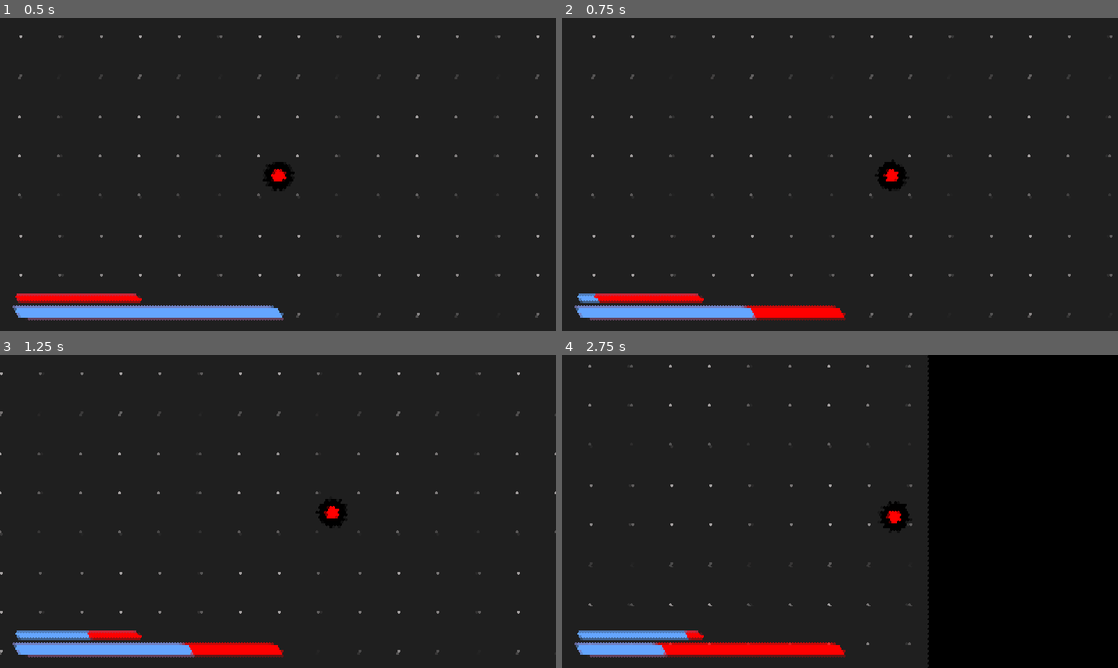
Above: before the commit, frames 1-4 (two rows, left to right).
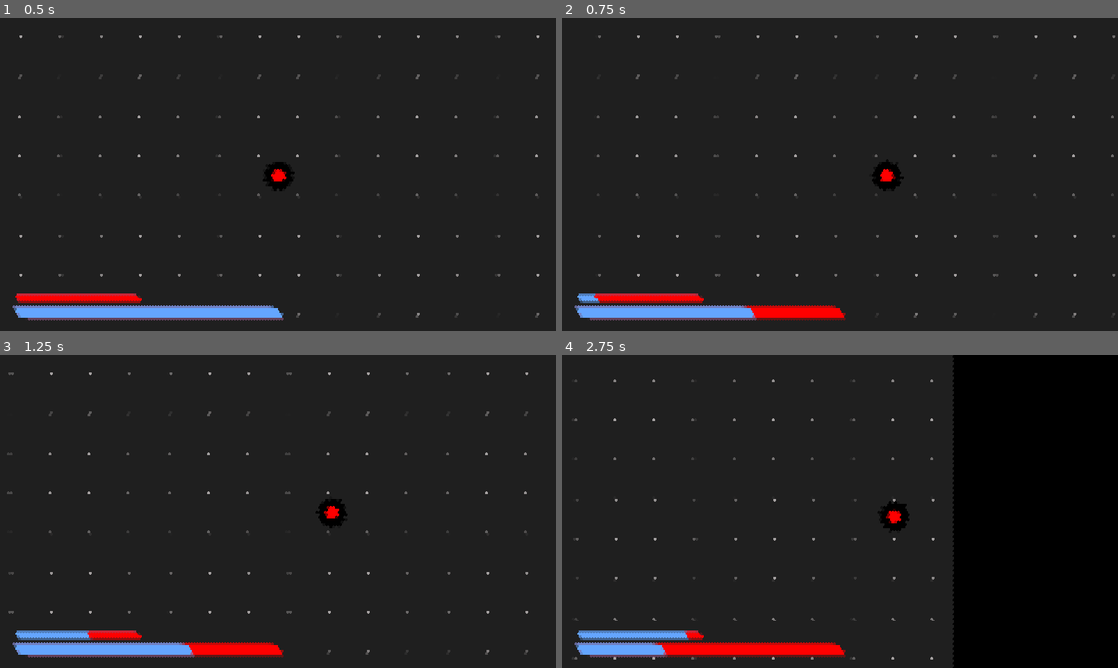
Above: after the commit, the same moments.

Repository: AgentMatthy/Going-Deeper
Game: Godot game, scene res://Scenes/root.tscn
The game is run twice, just before and just after one commit, with the same random seed, the same clock (stepped at 60 frames per second) and the same inputs.
Inputs (mouse positions are in pixels of both pictures, inside the frame that each line leads up to):
- Up to frame 1 (0.5 s): no input
- Up to frame 2 (0.75 s): tap Enter at 0.5 s; move the mouse to (962, 158) at 0.52 s; hold Right (ui_right) from 0.53 s (still down); tap Space (space) at 0.6 s
- Up to frame 3 (1.25 s): keep holding Right (ui_right)
- Up to frame 4 (2.75 s): move the mouse to (728, 527) at 1.27 s; release Right (ui_right) at 1.28 s; hold Down (ui_down) 1.28-2.03 s; tap Space (space) at 1.35, 2.1 s; move the mouse to (895, 442) at 2.02 s; hold Right (ui_right) from 2.03 s (still down)

Frame 1 is identical in both runs. In frame 2, 1.1% of the frame differs, in the area x 5-100%, y 5-96%; in frame 3, 0.9%; in frame 4, 5.1%, in the area x 2-71%, y 0-100%.

Commit message:
-

Diff:
--- a/Scripts/CharacterBody2D.gd
+++ b/Scripts/CharacterBody2D.gd
@@ -21,6 +21,10 @@
 	dashbar.value = dash_amount
 	dashrechargebar.value = dash_cooldown
 
+	if Input.is_action_just_pressed("space"):
+		if velocity.x > 1 or velocity.x < -1 or velocity.y > 1 or velocity.y < -1:
+			dash()
+
 func _physics_process(delta):
 	direction = Vector2(0, 0)
 	velocity = velocity * drag
@@ -37,8 +41,6 @@
 	if Input.is_action_pressed("ui_up"):
 		direction.y = -1
 		velocity.y -= 1 * speed
-	if Input.is_action_just_pressed("space"):
-		dash()
 
 	if dash_amount < 3:
 		if dash_cooldown > 0:
